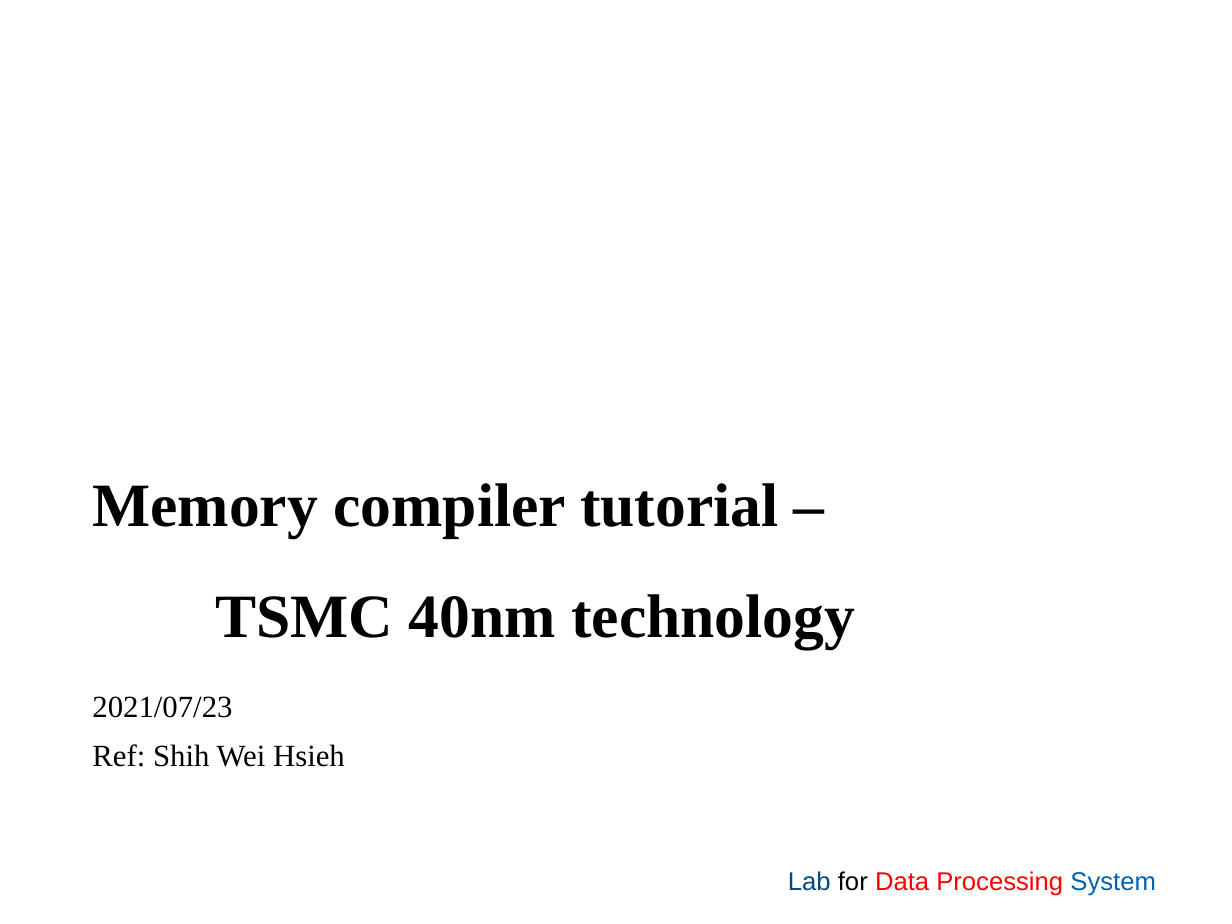
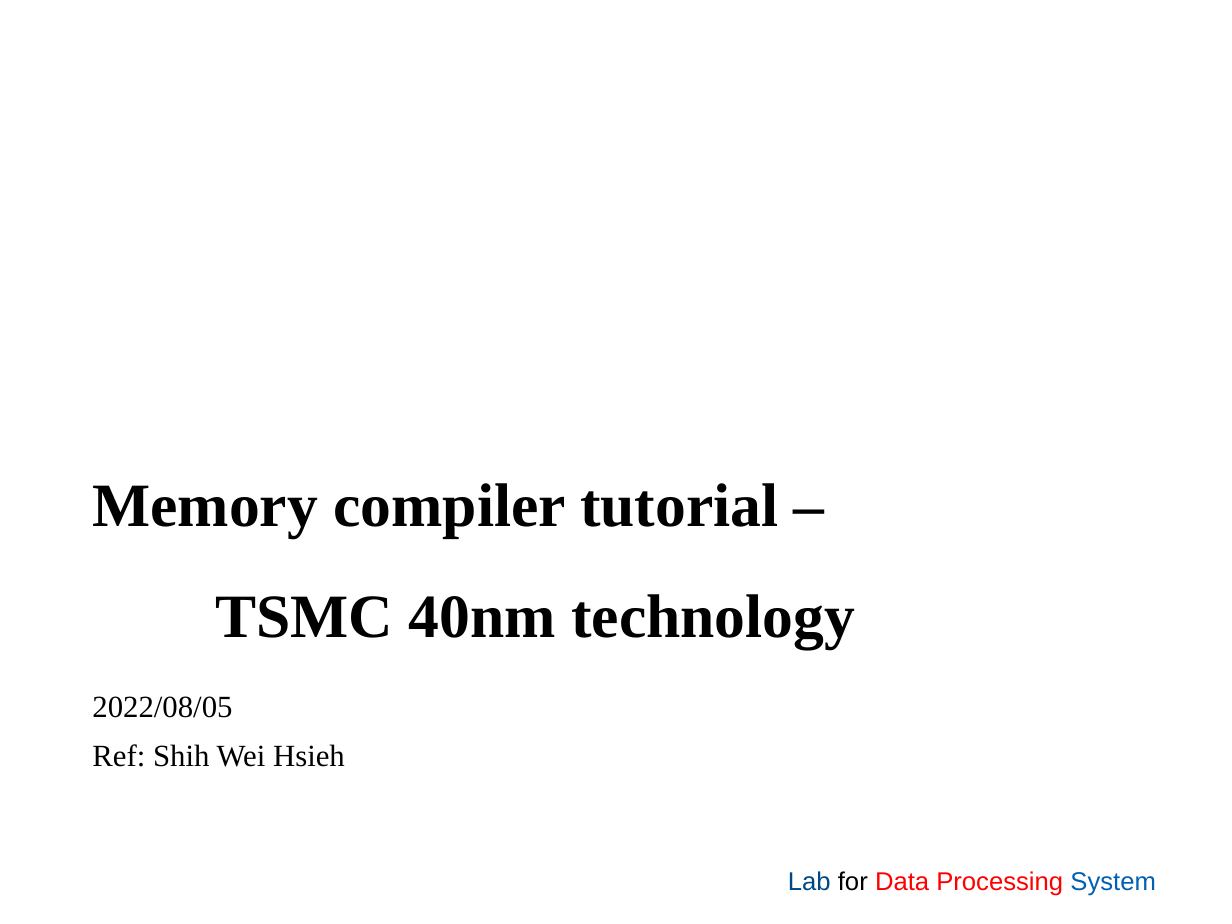
Before and after one commit to leo870823/2020-SRAM-training-course, a slide deck: slide 1 of MemoryCompiler_tutorial.pptx. Drawn at 1232x924 pixels with LibreOffice and Linux fonts; fonts in the diff are those of the drawing; background and template pictures are left out. Boxes give left, top, right and bottom in pixels: in the first picture for what was removed or moved away, otherwise in the second. Text is boxed around its words. In the diff, an @@ line names an element or a change of style, - is before the commit and + after.

Commit message:
update tutorial

```diff
--- a/MemoryCompiler_tutorial.pptx
+++ b/MemoryCompiler_tutorial.pptx
@@ subtitle at (92,696,232,718): text changed @@
-2021/07/23
+2022/08/05
```
Also in this commit, not shown: 10 other slides changed, 1 other file.
